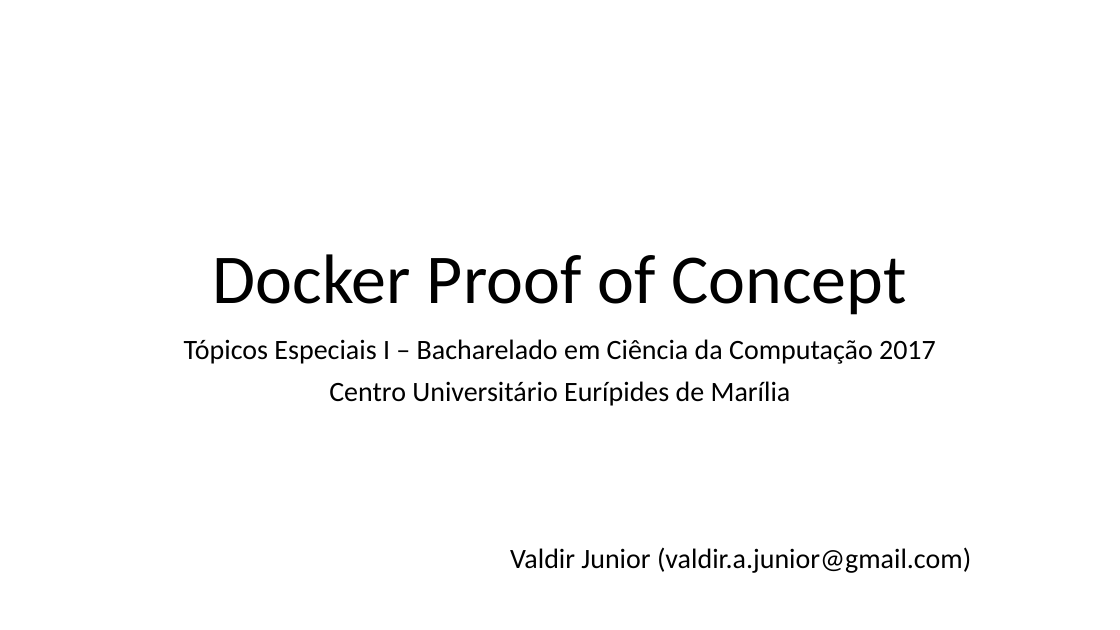
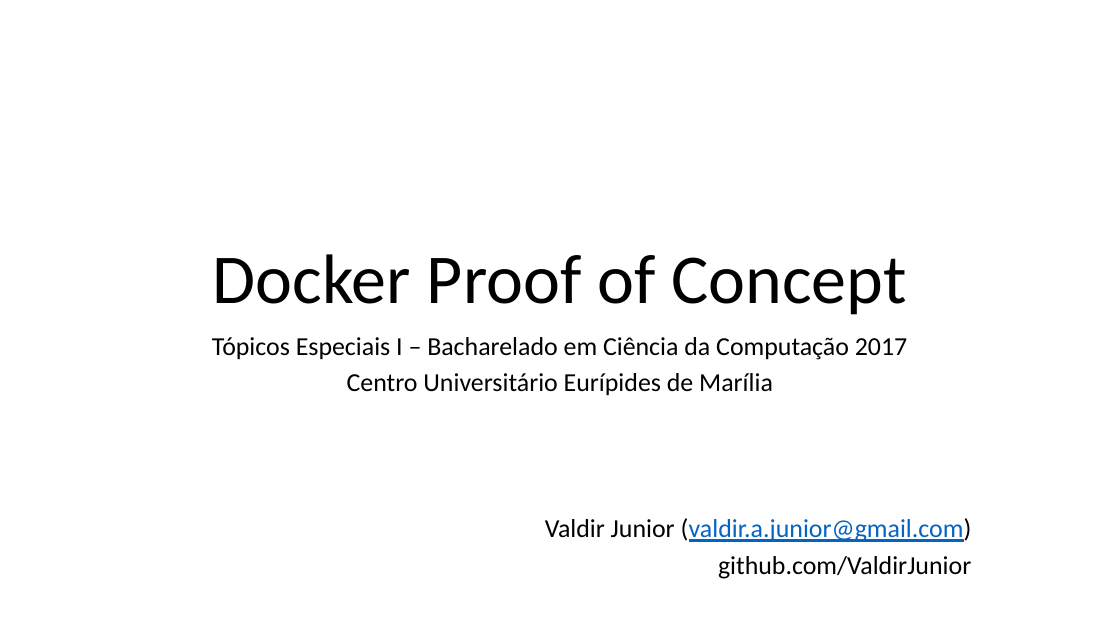
Before and after one commit to ValdirJunior/hellodjango, a slide deck: slide 1 of presentation.pptx. Drawn at 1120x630 pixels with LibreOffice and Linux fonts; fonts in the diff are those of the drawing. Boxes give left, top, right and bottom in pixels: in the first picture for what was removed or moved away, otherwise in the second. Text is boxed around its words. In the diff, an @@ line names an element or a change of style, - is before the commit and + after.

Commit message:
presentation

```diff
--- a/presentation.pptx
+++ b/presentation.pptx
@@ subtitle at [212,337,972,542]: size 24 to 22.2 pt in "Tópicos Especiais I – Bacharelado em Ciência ...", "Centro Universitário Eurípides de Marília", "Valdir Junior (valdir.a.junior@gmail.com)"; text colour #000000 to #0563C1, underline on in "(valdir.a.junior@gmail.com)"; line spacing 0.9 to 0.8 @@
@@ subtitle at [718,556,971,579]: paragraph added @@
+github.com/ValdirJunior
```
Also in this commit, not shown: 1 other slide changed.
